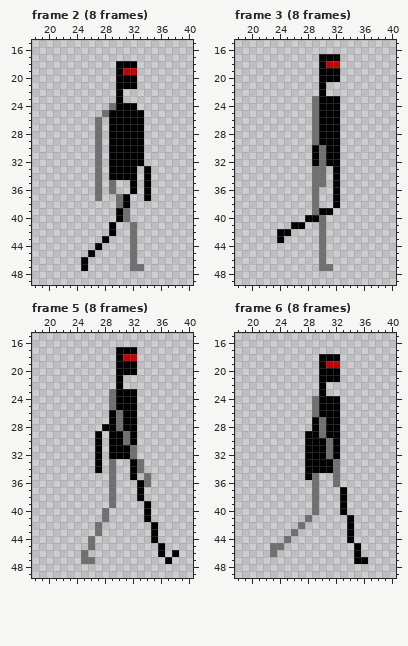
Two states of a pixel-art file, Sprites/ExpA.aseprite. That is the earlier state.
64x64 pixels, 8 frames. Shown: frame 2 (8 frames): x 18..40, y 15..49; frame 3 (8 frames): x 18..40, y 15..49; frame 5 (8 frames): x 18..40, y 15..49; frame 6 (8 frames): x 18..40, y 15..49. The commit also changed other frames, which this record leaves out.
Now the later version:
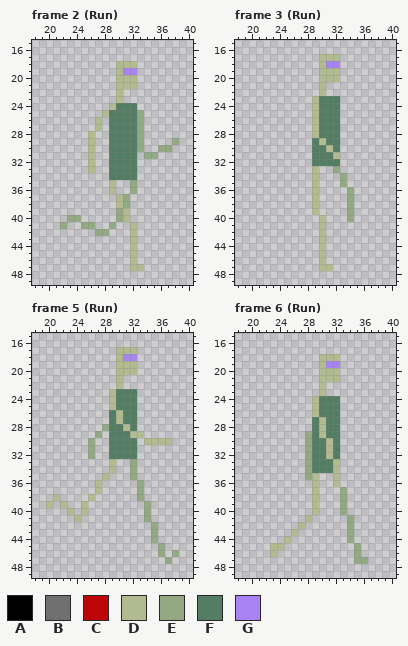
Palette (. is transparent): A #000000  B #707070  C #be0606  D #b2ba90  E #92a984  F #547e64  G #a884f3
Changes in this commit:
layer "Body" added
layer "Legs" added
layer "Arms" added
layer "Head" added
layer "Layer 1" removed
Changed rows in their new state; - is an unchanged pixel.
Frame 2 (Run):
first column x 22:
18 --------DDD------
19 --------DGG------
20 --------DDD------
21 --------DDD------
22 --------D--------
23 --------D--------
24 -------DFFF------
25 ------DFFFFE-----
26 -----D-FFFFE-----
27 -----D-FFFFE-----
28 ----D.-FFFFE-----
29 ----D.-FFFFE----E
30 ----D.-FFFFE--EE-
31 ----D.-FFFF.EE---
32 ----D.-FFFF.-----
33 ----D.-FFFF-.----
34 -----.-FFFF-.----
35 -----.-D--E-.----
36 -----.-D--E-.----
37 -----.--DE--.----
38 --------DE-------
39 --------ED-------
40 -EE-----ED-------
41 E--EE--E--D------
42 -----EE.--D------
43 ------.---D------
44 -----.----D------
45 ----.-----D------
46 ---.------D------
47 ---.------DD-----
Frame 3 (Run):
first column x 24:
17 ------DDD--
18 ------DGG--
19 ------DDD--
20 ------DDD--
21 ------D----
22 ------D----
23 -----DFFF--
24 -----DFFF--
25 -----DFFF--
26 -----DFFF--
27 -----DFFF--
28 -----DFFF--
29 -----FDFF--
30 -----FFDF--
31 -----FFFD--
32 -----FFFF--
33 -----D.-E--
34 -----D.-.E-
35 -----D.-.E-
36 -----D--.-E
37 -----D--.-E
38 -----D--.-E
39 -----D..--E
40 ----..D---E
41 --..--D----
42 ..----D----
43 .-----D----
44 ------D----
45 ------D----
46 ------D----
47 ------DD---
Frame 5 (Run):
first column x 20:
17 ----------DDD------
18 ----------DGG------
19 ----------DDD------
20 ----------DDD------
21 ----------D--------
22 ----------D--------
23 ---------DFFF------
24 ---------DFFF------
25 ---------DFFF------
26 ---------FDFF------
27 ---------FDFF------
28 --------EFFDF------
29 -------E-FFFDD-----
30 ------E.-FFFF-DDDD-
31 ------E.-FFFF------
32 ------E.-FFFF------
33 -------.-D--E.-----
34 -------.-D--E.-----
35 --------D.--E-.----
36 -------D-.---E.----
37 -------D-.---E-----
38 -D----D--.---E-----
39 D-D--D---.----E----
40 ---D-D--.-----E----
41 ----D---.-----E----
42 -------.-------E---
43 -------.-------E---
44 ------.--------E---
45 ------.---------E--
46 -----.----------E-E
47 -----..----------E-
Frame 6 (Run):
first column x 23:
18 -------DDD----
19 -------DGG----
20 -------DDD----
21 -------DDD----
22 -------D------
23 -------D------
24 ------DFFF----
25 ------DFFF----
26 ------DFFF----
27 ------FDFF----
28 ------FDFF----
29 -----EFDFF----
30 -----EFFDF----
31 -----EFFDF----
32 -----EFFDF----
33 -----EFFFD----
34 -----EFFFD----
35 -----ED--D----
36 ------D--D----
37 ------D---E---
38 ------D---E---
39 ------D---E---
40 ------D---E---
41 -----D-----E--
42 ----D------E--
43 ---D-------E--
44 --D--------E--
45 DD----------E-
46 D-----------E-
47 ------------EE
Boxes around the changes in both pictures, in picture pixels (x1, y1, x2, y2):
changed: (60, 61, 179, 271)
changed: (277, 54, 354, 271)
changed: (46, 347, 179, 564)
changed: (270, 354, 368, 564)
